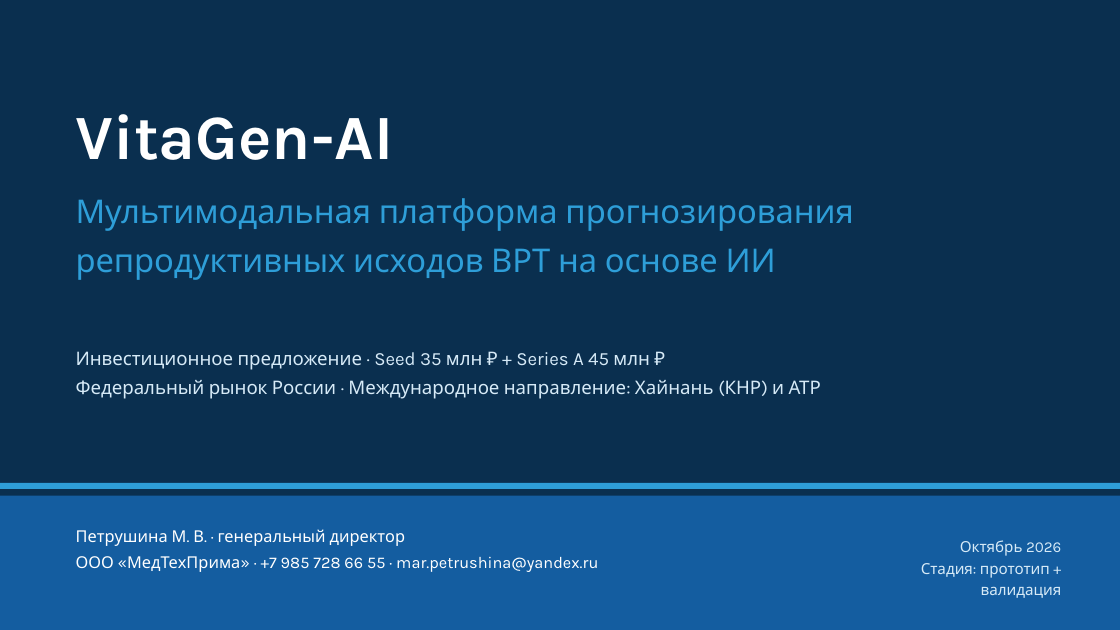
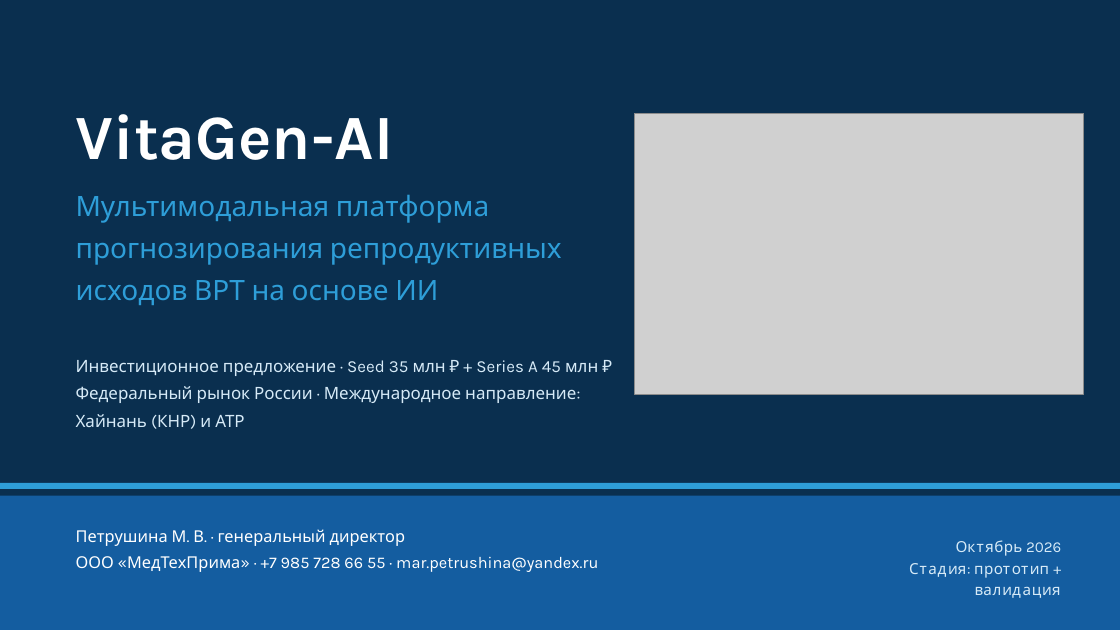
Before and after one commit to Mary-RND/vebinar-ii-analitik-landing, a slide deck: slide 1 of Business plan/Готовые документы/VitaGen_Инвестиционная_презентация.pptx. Drawn at 1120x630 pixels with LibreOffice and Linux fonts; fonts in the diff are those of the drawing; grey boxes stand for pictures. Boxes give left, top, right and bottom in pixels: in the first picture for what was removed or moved away, otherwise in the second. Text is boxed around its words. In the diff, an @@ line names an element or a change of style, - is before the commit and + after.

```diff
--- a/Business plan/Готовые документы/VitaGen_Инвестиционная_презентация.pptx
+++ b/Business plan/Готовые документы/VitaGen_Инвестиционная_презентация.pptx
@@ picture added at (634, 113, 1084, 394) @@
@@ text at (76, 195, 562, 305): text changed; size 28 to 24 pt @@
-Мультимодальная платформа прогнозирования
-репродуктивных исходов ВРТ на основе ИИ
+Мультимодальная платформа
+прогнозирования репродуктивных
+исходов ВРТ на основе ИИ
@@ text "Инвестиционное предложение · Seed 35 ...": place and size @@
-text "Инвестиционное предложение · Seed 35 ..." at (76, 351, 821, 399)
+text "Инвестиционное предложение · Seed 35 ..." at (76, 360, 598, 427)
@@ text "Инвестиционное предложение · Seed 35 ..." at (76, 360, 598, 427): size 16 to 14.5 pt; line spacing 1.3 to 1.35 @@
```
Also in this commit, not shown: 12 other slides changed, 2 slides added, 17 other files.
